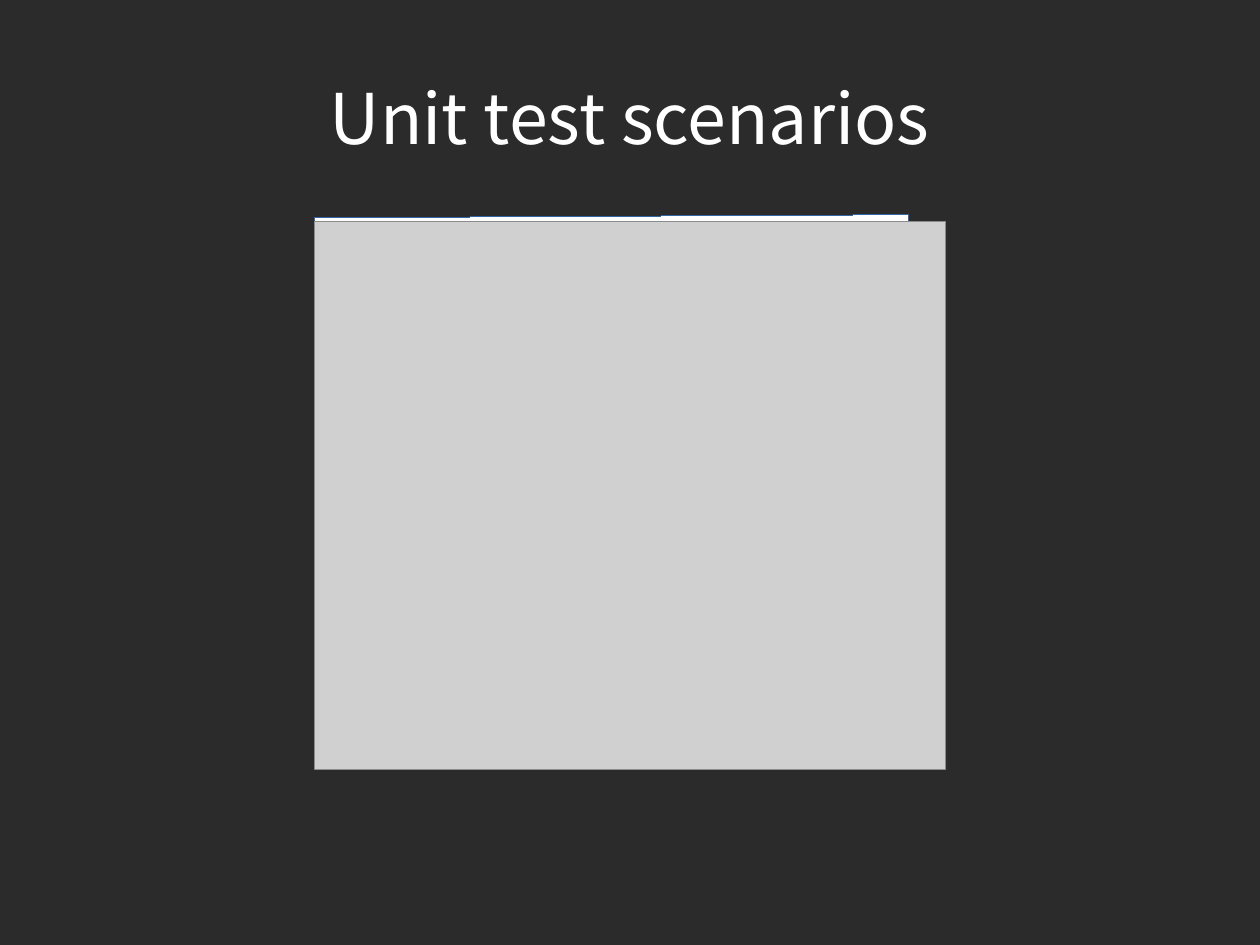
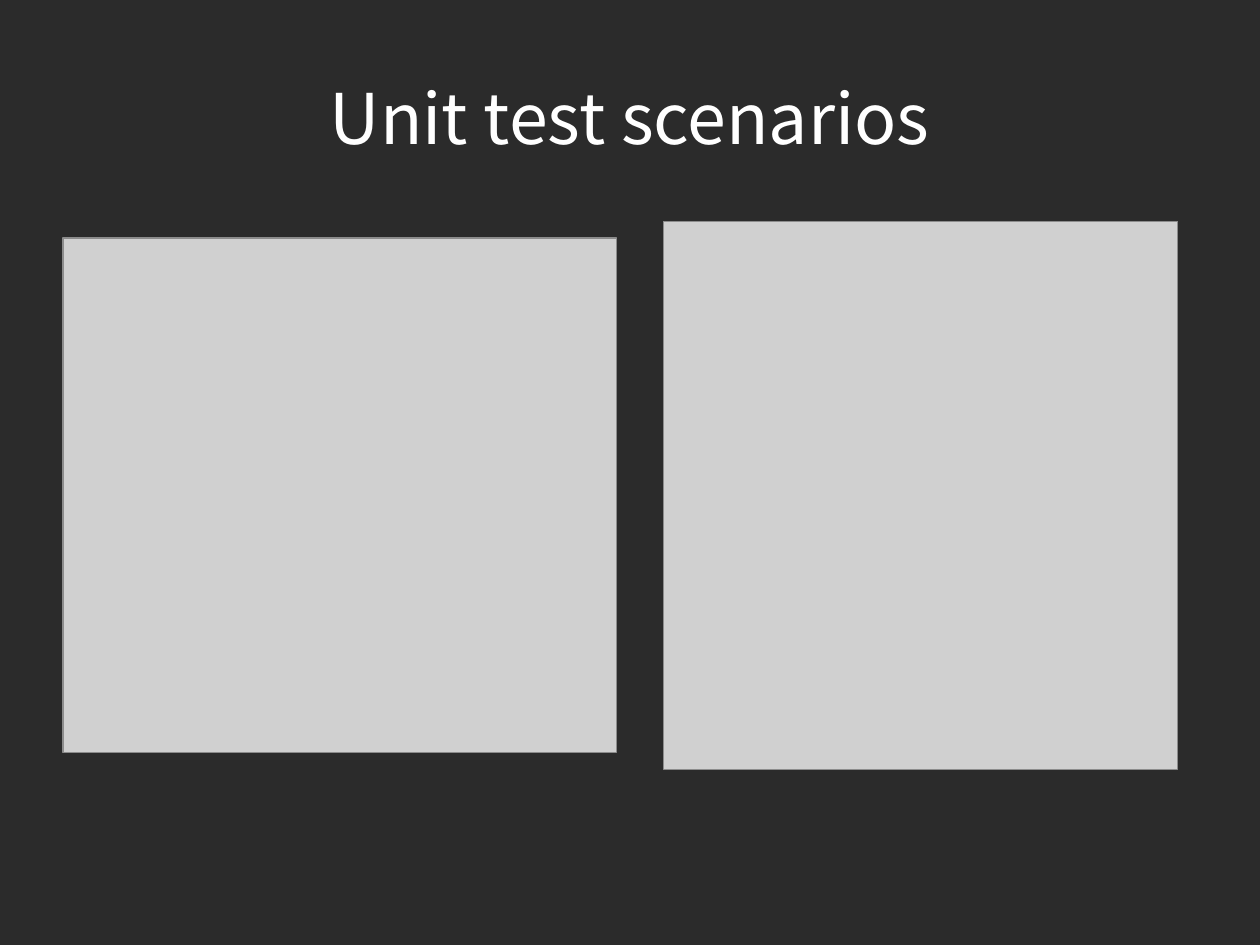
Before and after one commit to piotrek24061988/AutomaticTesting, a slide deck: slide 22 of module1/doc/AutomatedTesting.odp (slide 21 before the commit). Drawn at 1260x945 pixels with LibreOffice and Linux fonts; fonts in the diff are those of the drawing; grey boxes stand for pictures; background and template pictures are left out; a plain dark background stands for a picture behind light text. Boxes give left, top, right and bottom in pixels: in the first picture for what was removed or moved away, otherwise in the second. Text is boxed around its words. In the diff, an @@ line names an element or a change of style, - is before the commit and + after.

Commit message:
presentation update, scenarios, frameworks

```diff
--- a/module1/doc/AutomatedTesting.odp
+++ b/module1/doc/AutomatedTesting.odp
@@ picture: place and size @@
-picture at bbox=[314, 221, 946, 768]
+picture at bbox=[63, 238, 616, 752]
@@ rectangle removed at bbox=[314, 215, 911, 731] @@
@@ picture added at bbox=[664, 221, 1179, 768] @@
```
Also in this commit, not shown: 6 other slides changed, 6 slides added.
